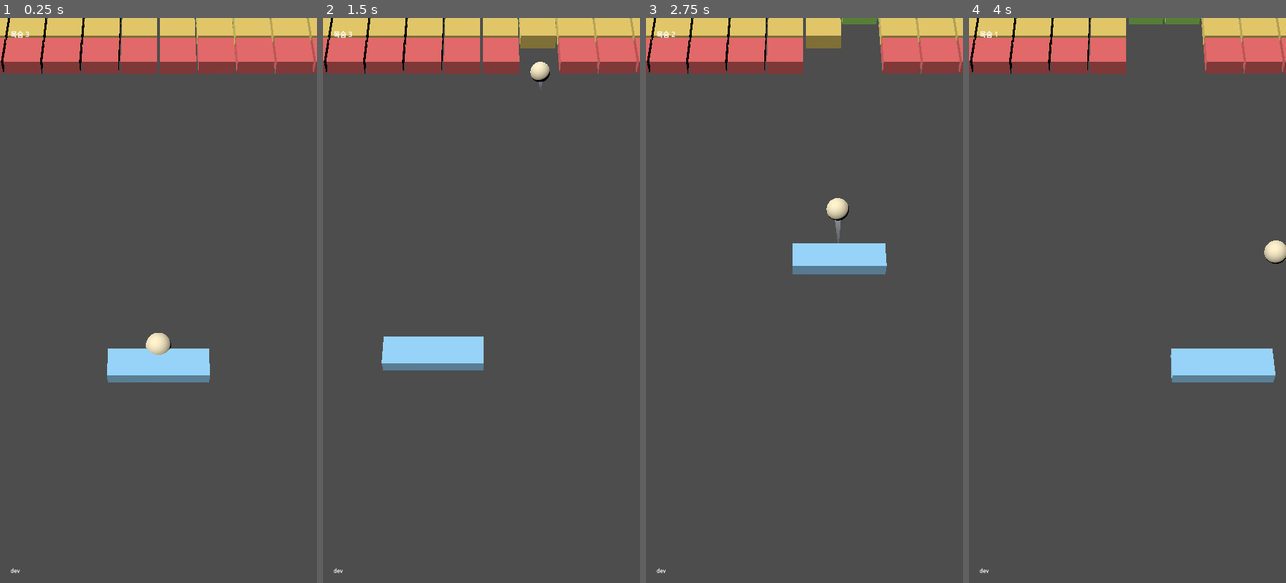
Above: before the commit, frames 1-4 (left to right).
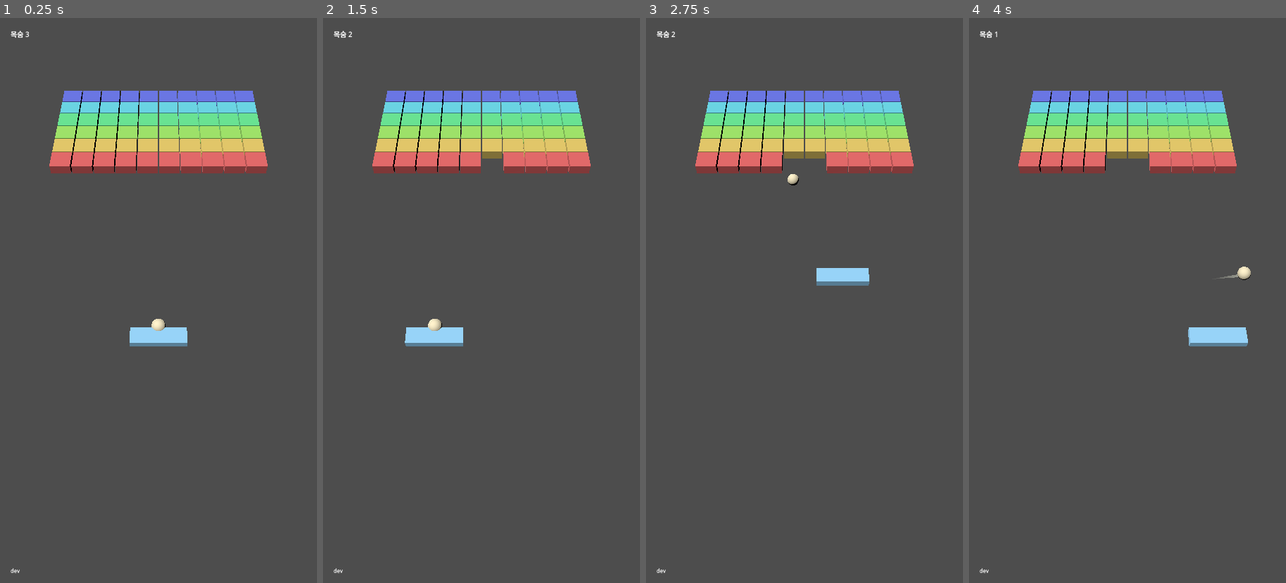
Above: after the commit, the same moments.

Repository: kjw5541a-hash/3DBlockBreaker
Game: Godot game, scene res://scenes/game.tscn
Two runs of this game, one before a commit and one after it. Both use one fixed random seed, a clock stepped at 60 frames per second and the inputs below.
Inputs (mouse positions are in pixels of both pictures, inside the frame that each line leads up to):
- Up to frame 1 (0.25 s): no input
- Up to frame 2 (1.5 s): tap Enter at 0.5 s; move the mouse to (551, 272) at 0.52 s; click (551, 272) at 0.67 s; drag from (418, 328) to (465, 413) at 1.27 s
- Up to frame 3 (2.75 s): move the mouse to (836, 176) at 2.02 s; click (836, 176) at 2.17 s
- Up to frame 4 (4 s): drag from (1111, 413) to (1032, 215) at 2.77 s; move the mouse to (1222, 385) at 3.52 s; click (1222, 385) at 3.67 s

The runs differ from the first frame. In frame 1, 22% of the frame differs, in the area x 0-100%, y 0-65%; in frame 2, 20%; in frame 3, 19%; in frame 4, 19%.

Commit message:
fix: 카메라 프레이밍과 마지막 목숨 재시작
전체 브랜치 리뷰에서 나온 Critical/Important 2건.

카메라: Camera3D.keep_aspect 기본값이 KEEP_HEIGHT 라 fov = 40 이 세로각으로
해석됐다. 720x1280 에서 가로 반각이 atan(0.5625 * tan20°) = 11.57° 로 좁아져,
좌우 벽(u = ±5, v = 0 에서 18.20°)이 판 전 구간에서 화면 밖이었고 세로로도
v > 11.3 이 잘려 블럭 6줄 중 4줄이 안 보였다. keep_aspect = 0 (KEEP_WIDTH)로
명시하면 세로 반각 32.91° > 26.10°, 가로 20.00° > 18.20° 로 판 전체가 들어온다.

목숨: lives 가 0 아래로 무한히 내려가고 HUD 가 "목숨 -1" 을 찍었다. 설계서
1단계 포함 항목인 "목숨 3과 리셋" 의 리셋이 계획서에 태스크로 인코딩되지
않아 빠져 있었다. lives <= 0 이면 목숨과 블럭을 초기 상태로 되돌린다 —
1단계에는 게임오버 화면이 없으므로 이것이 유일한 종료 처리다.

테스트 3건:
- _test_board_fits_in_camera — 판 네 귀퉁이의 화각을 출하 해상도 기준으로
  직접 계산해 판정한다. 헤드리스 창이 64x64 라 is_position_in_frustum() 은
  종횡비가 달라 쓸 수 없다. 씬의 rotation.x 가 Tuning.BOARD_TILT_DEG 와
  일치하는지도 함께 본다 (지금까지 이 둘을 묶는 단언이 없었다).
- _test_last_life_restarts — 마지막 목숨 상실 후 목숨·블럭·HUD 복귀 확인.
- _test_scene_loads_and_runs 가 launch() 를 부르게 고쳤다. 쏘지 않으면
  field.step() 이 attached 경로로 조기 반환해 240 프레임을 돌려도 물리가
  한 번도 안 돌아 단언이 자명 참이었다.

변이 확인: keep_aspect 를 지우면 "좌우로 화면 밖이다: 18.196397도 >
11.570459도", 목숨 리셋을 지우면 "목숨이 안 돌아왔다: 0" 으로 실패한다.

tuning.gd 의 v_min() 주석이 실제 기하와 어긋나 있어 고쳤다. 공은 0.8 에서
출발해 9.40 까지 오르고 접촉면은 8.75 라 0.65 여유가 있다 — "겨우 닿는"이
아니다. 공식은 그대로 두었다(여유를 없애면 최저속 랠리가 블럭에 못 닿는다).

Co-Authored-By: Claude Opus 5 <noreply@anthropic.com>

Diff:
--- a/scenes/game.tscn
+++ b/scenes/game.tscn
@@ -13,6 +13,7 @@
 [node name="Camera3D" type="Camera3D" parent="."]
 position = Vector3(0, 9.5, 12)
 rotation = Vector3(-0.558505, 0, 0)
+keep_aspect = 0
 fov = 40.0
 
 [node name="DirectionalLight3D" type="DirectionalLight3D" parent="."]
--- a/scripts/game.gd
+++ b/scripts/game.gd
@@ -30,6 +30,11 @@
 	board.sync(field)
 	if bool(r["lost"]):
 		_trail.reset()
+		# 마지막 목숨을 잃으면 처음부터 다시 — 1단계에는 게임오버 화면이 없다.
+		if field.lives <= 0:
+			field.lives = Tuning.LIVES
+			field.grid.fill_all(1)
+			board.build(field.grid)
 	if not field.attached:
 		_trail.push(field.ball_pos, field.ball_vel.length())
 	if bool(r["lost"]) or bool(r["cleared"]):
--- a/scripts/tuning.gd
+++ b/scripts/tuning.gd
@@ -45,7 +45,13 @@
 const LIVES := 3
 
 # 속도 하한은 숫자가 아니라 계약이다: 패들 밴드 아래끝에서 출발해
-# 최하단 블럭 줄에 겨우 닿는 속도. 리터럴로 박으면 위 값을 조정할 때
-# 계약이 조용히 깨진다.
+# 최하단 블럭 줄에 닿는 속도. 리터럴로 박으면 위 값을 조정할 때 계약이
+# 조용히 깨진다.
+#
+# 공 반지름과 패들 두께를 빼고 밴드 하단(0.4)과 블럭 하단(9.0)만 쓴 근사다.
+# 실제로는 공 중심이 0.8 에서 출발해 9.40 까지 오르고 접촉면은 8.75 라
+# 0.65 만큼 여유가 있다 — 계약은 "겨우"가 아니라 "확실히 닿는다"에 가깝다.
+# 여유를 없애려면 두 항을 빼면 되지만, 하한이 낮아지면 최저속 랠리가
+# 블럭에 못 닿아 갇힌다. 여유는 의도적으로 남긴다.
 static func v_min() -> float:
 	return sqrt(2.0 * GRAVITY * (BRICK_BOTTOM_V - PADDLE_BAND_MIN_V))
--- a/tests/test_game_smoke.gd
+++ b/tests/test_game_smoke.gd
@@ -10,7 +10,9 @@
 func _run() -> void:
 	_test_scene_loads_and_runs()
 	_test_life_loss_clears_trail()
+	_test_last_life_restarts()
 	await _test_screen_point_maps_to_board()
+	await _test_board_fits_in_camera()
 	print("test_game_smoke: OK")
 	quit()
 
@@ -23,6 +25,9 @@
 	# 채우려고 손으로 부른다. 이 테스트는 카메라/월드가 필요 없어 이걸로
 	# 충분하다.
 	g._ready()
+	# 쏘지 않으면 field.step() 이 attached 경로로 조기 반환해 240 프레임을
+	# 돌려도 물리가 한 번도 안 돈다 — 단언이 자명 참이 된다.
+	g.field.launch(Vector2(6.0, 0.0))
 	# 물리 스텝을 손으로 돌린다. 헤드리스에는 _physics_process 가
 	# 돌아갈 프레임 루프가 없다.
 	for i in 240:
@@ -56,6 +61,33 @@
 		"목숨을 잃은 뒤에도 트레일 점이 남아 있다: %d" % g._trail.point_count())
 	g.free()
 
+# 마지막 목숨을 잃으면 목숨과 블럭이 모두 초기 상태로 돌아가야 한다.
+# 1단계에는 게임오버 화면이 없으므로 이게 유일한 종료 처리다.
+func _test_last_life_restarts() -> void:
+	var packed := load("res://scenes/game.tscn") as PackedScene
+	var g := packed.instantiate()
+	root.add_child(g)
+	g._ready()
+	g.field.lives = 1
+	g.field.grid.hit(0, 0)
+	g.field.attached = false
+	g.field.ball_pos = Vector2(4.0, 2.5)
+	g.field.ball_vel = Vector2(0.0, -5.0)
+	var lost := false
+	for i in 240:
+		g.step_once(1.0 / 120.0)
+		if g.field.attached:
+			lost = true
+			break
+	assert(lost, "공이 데드존까지 안 내려갔다")
+	assert(g.field.lives == Tuning.LIVES,
+		"마지막 목숨을 잃었는데 목숨이 안 돌아왔다: %d" % g.field.lives)
+	assert(g.field.grid.remaining() == Tuning.BRICK_COLS * Tuning.BRICK_ROWS,
+		"재시작인데 블럭이 안 채워졌다: %d" % g.field.grid.remaining())
+	assert(g.lives_label.text == "목숨 %d" % Tuning.LIVES,
+		"HUD 가 0 목숨을 그대로 보여준다: %s" % g.lives_label.text)
+	g.free()
+
 func _test_screen_point_maps_to_board() -> void:
 	var packed := load("res://scenes/game.tscn") as PackedScene
 	var g := packed.instantiate()
@@ -77,3 +109,48 @@
 	var high: Vector2 = g.screen_to_board(Vector2(vp.x * 0.5, vp.y * 0.1))
 	assert(high.y > low.y, "화면 위쪽이 판 안쪽(v 큰 쪽)으로 안 간다: %f vs %f" % [high.y, low.y])
 	g.free()
+
+# 판 네 귀퉁이가 화면 안에 들어오는지. Camera3D 의 keep_aspect 기본값은
+# KEEP_HEIGHT 라 fov 가 세로각이고, 720x1280 세로 화면에서는 가로 화각이
+# 절반 이하로 좁아진다 — 눈으로 안 보면 좌우 벽과 위쪽 블럭 줄이 조용히
+# 화면 밖으로 나간다. 기울기·카메라·fov 중 뭘 건드려도 여기서 걸린다.
+#
+# is_position_in_frustum() 을 쓰지 않는 이유: 헤드리스 창은 64x64 라
+# 종횡비가 1.0 이다. 실제로 출하되는 해상도로 판정해야 의미가 있어서
+# 프로젝트 설정의 해상도로 화각을 직접 계산한다.
+func _test_board_fits_in_camera() -> void:
+	var packed := load("res://scenes/game.tscn") as PackedScene
+	var g := packed.instantiate()
+	root.add_child(g)
+	await process_frame
+	var board: Node3D = g.board
+	var cam: Camera3D = g.camera
+	assert(is_equal_approx(board.rotation.x, deg_to_rad(Tuning.BOARD_TILT_DEG)),
+		"씬의 판 기울기가 Tuning.BOARD_TILT_DEG 와 다르다: %f vs %f"
+		% [rad_to_deg(board.rotation.x), Tuning.BOARD_TILT_DEG])
+
+	var aspect := (
+		float(ProjectSettings.get_setting("display/window/size/viewport_width"))
+		/ float(ProjectSettings.get_setting("display/window/size/viewport_height")))
+	var half_h: float
+	var half_v: float
+	if cam.keep_aspect == Camera3D.KEEP_WIDTH:
+		half_h = deg_to_rad(cam.fov * 0.5)
+		half_v = atan(tan(half_h) / aspect)
+	else:
+		half_v = deg_to_rad(cam.fov * 0.5)
+		half_h = atan(tan(half_v) * aspect)
+
+	var inv := cam.global_transform.affine_inverse()
+	for u in [-Tuning.BOARD_HALF_WIDTH, Tuning.BOARD_HALF_WIDTH]:
+		for v in [0.0, Tuning.BOARD_TOP_V]:
+			var world: Vector3 = board.global_transform * BoardView.board_to_local(Vector2(u, v))
+			var l: Vector3 = inv * world
+			assert(l.z < 0.0, "판 귀퉁이 (%f, %f) 가 카메라 뒤에 있다" % [u, v])
+			var av := atan2(l.y, -l.z)
+			var ah := atan2(absf(l.x), -l.z)
+			assert(av < half_v, "판 귀퉁이 (%f, %f) 가 위아래로 화면 밖이다: %f도 > %f도"
+				% [u, v, rad_to_deg(av), rad_to_deg(half_v)])
+			assert(ah < half_h, "판 귀퉁이 (%f, %f) 가 좌우로 화면 밖이다: %f도 > %f도"
+				% [u, v, rad_to_deg(ah), rad_to_deg(half_h)])
+	g.free()
